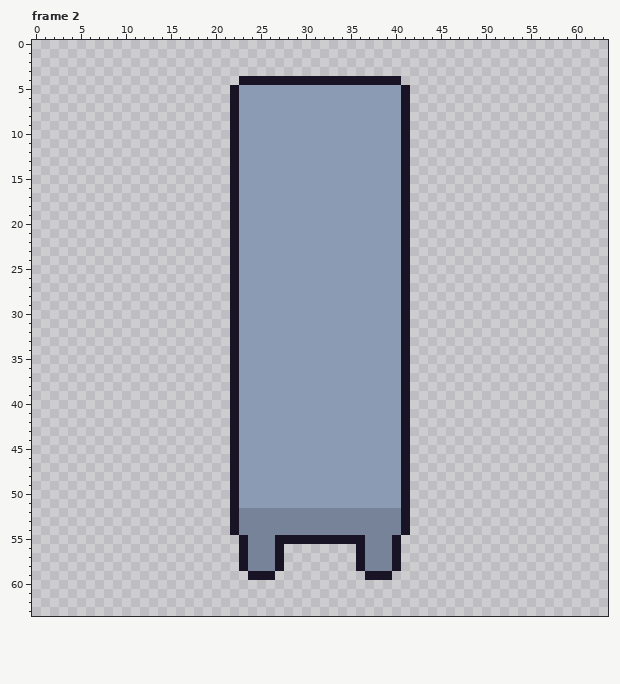
A pixel-art file gets an edit: assets/items/small rectangle table.aseprite. That is the earlier state.
64x64 pixels, 2 frames. Shown: frame 2. The commit also changed other frames, which this record leaves out.
The result:
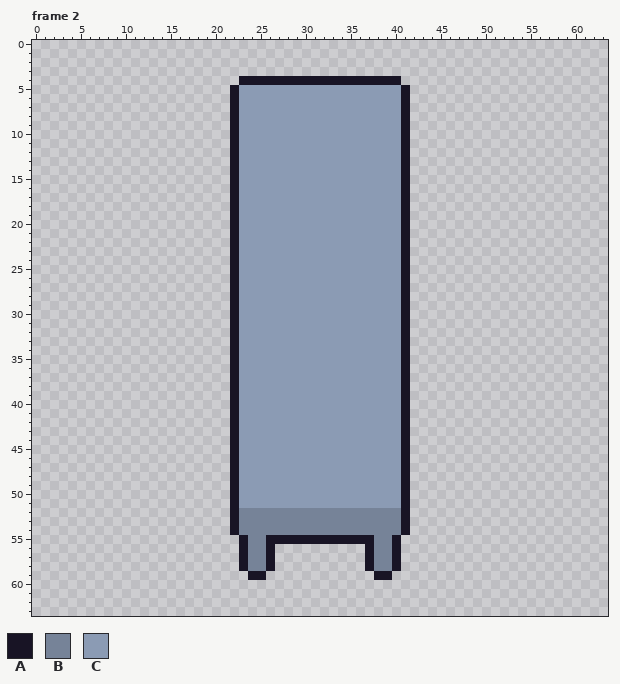
Palette (. is transparent): A #181425  B #768398  C #8b9bb4
From old to new:
Frame 2:
y 55: x 26 B -> A; x 37 B -> A
y 56..58: x 26..27 BA -> A.; x 36..37 AB -> .A
y 59: x 26 A -> .; x 37 A -> .
Boxes around the changes in both pictures, in picture pixels (x1, y1, x2, y2):
changed: (266, 535, 284, 580)
changed: (356, 535, 374, 580)
